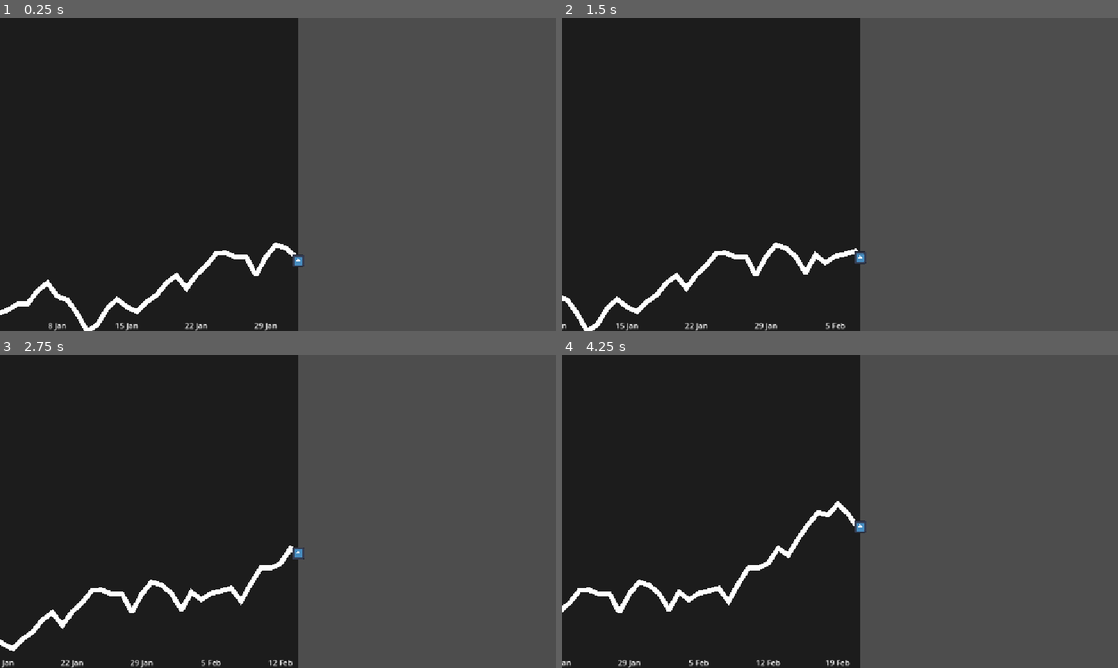
Above: before the commit, frames 1-4 (two rows, left to right).
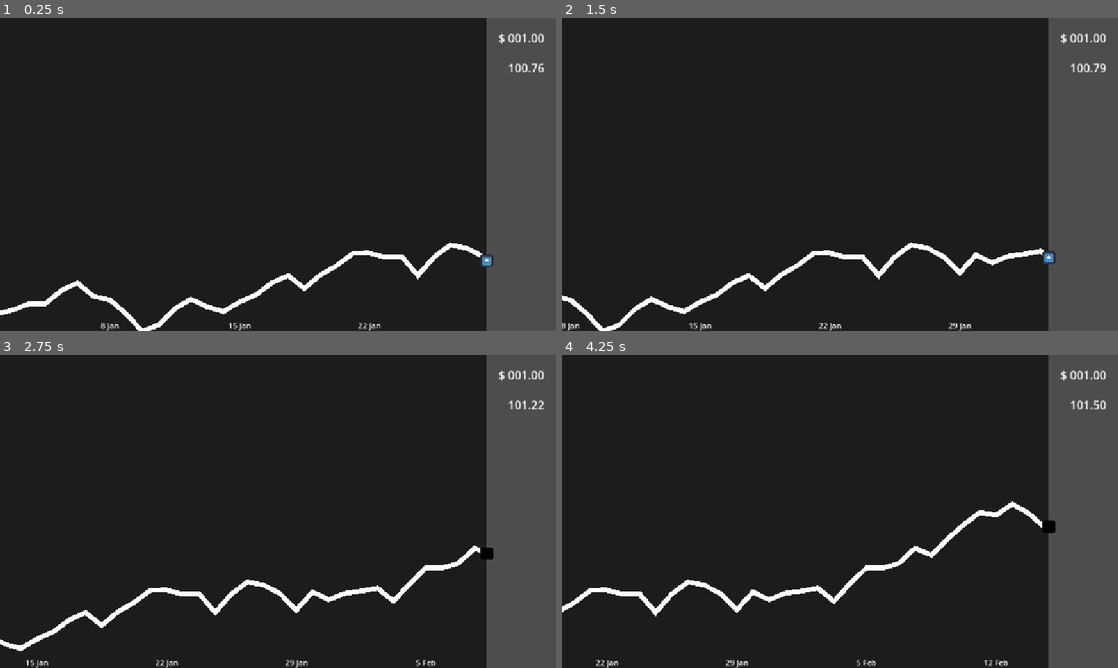
Above: after the commit, the same moments.

Repository: AdrKacz/you-only-got-one-dollar
Game: Godot game, scene res://main.tscn
Two runs of this game, one before a commit and one after it. Both use one fixed random seed, a clock stepped at 60 frames per second and the inputs below. The engine's default icon, where the game draws it, is replaced by a stand-in: a white triangle on a blue panel in a dark square.
Inputs:
- Up to frame 1 (0.25 s): no input
- Up to frame 2 (1.5 s): hold Space (Hold, bound only after the commit) 0.53-1.28 s; tap Space (Hold, bound only after the commit) at 1.35 s
- Up to frame 3 (2.75 s): hold Space (Hold, bound only after the commit) from 2.03 s (still down)
- Up to frame 4 (4.25 s): release Space (Hold, bound only after the commit) at 2.78 s; tap Space (Hold, bound only after the commit) at 2.85 s; hold Space (Hold, bound only after the commit) from 3.53 s (still down)

The runs differ from the first frame. In frame 1, 36% of the frame differs, in the area x 0-98%, y 0-100%; in frame 2, 36%; in frame 3, 36%; in frame 4, 36%.

Commit message:
feat: add market value indicators

Diff:
--- a/chart.gd
+++ b/chart.gd
@@ -1,11 +1,13 @@
 extends Control
 
-@export_range(0, 1, 0.01) var noise_amplitude: float = 0.05
+@export_range(0, 1, 0.01) var noise_amplitude: float = 0.2
 @export_range(0, 1, 0.01) var yoy_growth: float = 0.00
 @export_range(10, 100) var days_in_window: int = 30
-@export_range(1, 10) var horizontal_speed: float = 5 # How many days to scroll per second
+@export_range(1, 20) var horizontal_speed: float = 5 # How many days to scroll per second
 var dod_growth: float = pow(1 + yoy_growth, 1. / 365) - 1
 
+var value_at_cursor: float
+var is_cursor_activated: bool = false
 var last_index_in_window: int = -1 # Store latest in window to not loop over all points at every frame
 var line_rect: Rect2
 var rng = RandomNumberGenerator.new()
@@ -85,48 +87,12 @@
 		$Line/XTicks.add_child(label)
 		label.position = Vector2(x - label.size.x / 2, -label.size.y)
 
-#func update_window():
-	## Update Graph
-	##var min_max = get_data_min_max(current_start_index, current_start_index + days_in_window)
-	#var min_max = get_data_min_max(0, len(data))
-	#var y_from: float = min_max[0]
-	#var y_range: float = min_max[1] - min_max[0]
-	#for i in range(len(data)):
-		#var x = horizontal_unit * (i - current_start_index)
-		#var y = line_rect.size.y * (-1. / y_range * data[i] + 1 + y_from / y_range)
-		#desired_positions[i] = Vector2(x, y)
-	## Update X Ticks
-	#for child in $XTicks.get_children():
-		#if child is XTickLabel:
-			#var x = horizontal_unit * (child.index - current_start_index)
-			#child.desired_position = Vector2(x - child.size.x, child.position.y)
-
 func _ready() -> void:
 	rng.seed = hash("Godot")
 	print("Day over day growth: %2.3f" % dod_growth)
 	data = generate_data(365)
-	#$Timer.wait_time = 1. / horizontal_speed
 	_on_line_item_rect_changed()
 	draw_all_x_ticks()
-
-## Move Graph
-#for i in range(len(data)):
-	#var current_position: Vector2 = $Line/Line2D.get_point_position(i)
-	#var desired_position: Vector2 = desired_positions[i]
-	#if current_position.distance_squared_to(desired_position) < 1e-3:
-		#continue # Already at the desired position
-	#var direction: Vector2 = desired_position - current_position
-	#var scaled_direction: Vector2 = direction / abs(direction.x) * horizontal_unit
-	#$Line/Line2D.set_point_position(i, current_position + scaled_direction * delta * horizontal_speed)
-## Move X Ticks
-#for child in $XTicks.get_children():
-	#if child is XTickLabel:
-		#var current_position: Vector2 = child.position
-		#if current_position.distance_squared_to(child.desired_position) < 1e-3:
-			#continue # Already at the desired position
-		#var direction: Vector2 = child.desired_position - current_position
-		#var scaled_direction: Vector2 = direction / abs(direction.x) * horizontal_unit
-		#child.position = current_position + scaled_direction * delta * horizontal_speed
 
 func _process(delta: float) -> void:
 	if $Line/Line2D.get_point_count() == 0:
@@ -137,27 +103,23 @@
 	$Line/XTicks.position.x -= horizontal_unit * horizontal_speed * delta
 	# Move Cursor
 	var index: int = last_index_in_window # Will never be -1 unless line_rect.size.x is 0
-	while index < $Line/Line2D.get_point_count():
+	while index + 1 < $Line/Line2D.get_point_count():
 		index += 1
-		var position: Vector2 = $Line/Line2D.get_point_position(index)
-		if position.x > line_rect.size.x - $Line/Line2D.position.x:
+		var p: Vector2 = $Line/Line2D.get_point_position(index)
+		if p.x > line_rect.size.x - $Line/Line2D.position.x:
 			break
 		last_index_in_window = index
+	if last_index_in_window + 1 >= $Line/Line2D.get_point_count():
+		return # Reached the end
+	var x = line_rect.size.x - $Line/Line2D.position.x # End of the window
 	var position_a: Vector2 = $Line/Line2D.get_point_position(last_index_in_window)
 	var position_b: Vector2 = $Line/Line2D.get_point_position(last_index_in_window + 1)
-	var y_func = get_y_func(position_a, position_b)
-	var x = line_rect.size.x - $Line/Line2D.position.x # End of the window
-	var y = y_func.call(x)
+	var y = get_y_func(position_a, position_b).call(x)
 	$Cursor.position = $Line/Line2D.position + Vector2(x, y)
-	#var index_a: int = current_start_index + days_in_window # Last index in window
-	#var index_b: int = index_a + 1
-	#var position_a: Vector2 = $Line/Line2D.get_point_position(index_a)
-	#var position_b: Vector2 = $Line/Line2D.get_point_position(index_b)
-	#var a: float = (position_b.y - position_a.y) / (position_b.x - position_a.x)
-	#var b: float = position_a.y - a * position_a.x
-	#var x = line_rect.size.x
-	#var y = a * x + b
-	#$Cursor.position = line_rect.position + Vector2(x, y)
+	# Update value at cursor
+	var value_a = Vector2(position_a.x, data[last_index_in_window])
+	var value_b = Vector2(position_b.x, data[last_index_in_window + 1])
+	value_at_cursor = get_y_func(value_a, value_b).call(x)
 
 func _on_line_item_rect_changed() -> void:
 	line_rect = $Line.get_rect()
@@ -165,11 +127,6 @@
 	if len(data) == 0:
 		return # Data not available yet
 	draw_all_data()
-	#$Timer.start()
-
-#func _on_timer_timeout() -> void:
-	#current_start_index += 1
-	#update_window()
 
 func get_date_for_index(index: int, start_year: int = 2024) -> Dictionary:
 	var day_count := index
@@ -202,3 +159,7 @@
 		"month_abbr": MONTHS[month]["abbr"],
 		"day": day_count + 1 # 1-based
 	}
+
+
+func _on_cursor_status_updated(is_activated: bool) -> void:
+	is_cursor_activated = is_activated
--- a/chart.tscn
+++ b/chart.tscn
@@ -1,7 +1,7 @@
 [gd_scene load_steps=3 format=3 uid="uid://l3rv53ipeqjr"]
 
 [ext_resource type="Script" uid="uid://fhv7f6hovn8i" path="res://chart.gd" id="1_0bwlf"]
-[ext_resource type="Texture2D" uid="uid://cl6i3vkegqkh1" path="res://icon.svg" id="2_g4n1s"]
+[ext_resource type="PackedScene" uid="uid://wg4yevyrmtwd" path="res://cursor.tscn" id="2_g4n1s"]
 
 [node name="Chart" type="Control"]
 layout_mode = 3
@@ -46,8 +46,7 @@
 anchor_bottom = 1.0
 grow_vertical = 0
 
-[node name="Cursor" type="Sprite2D" parent="."]
-scale = Vector2(0.2, 0.2)
-texture = ExtResource("2_g4n1s")
+[node name="Cursor" parent="." instance=ExtResource("2_g4n1s")]
 
 [connection signal="item_rect_changed" from="Line" to="." method="_on_line_item_rect_changed"]
+[connection signal="status_updated" from="Cursor" to="." method="_on_cursor_status_updated"]
--- /dev/null
+++ b/cursor.gd
@@ -0,0 +1,18 @@
+extends Sprite2D
+signal status_updated(is_activated: bool)
+
+var is_activated: bool:
+	get:
+		return is_activated
+	set(value):
+		if is_activated == value:
+			return # No need to change anything
+		is_activated = value
+		emit_signal("status_updated", is_activated)
+		if is_activated:
+			self_modulate = Color.BLACK
+		else:
+			self_modulate = Color.WHITE
+
+func _process(_delta):
+	is_activated = Input.is_action_pressed("Hold")
--- /dev/null
+++ b/cursor.tscn
@@ -0,0 +1,9 @@
+[gd_scene load_steps=3 format=3 uid="uid://wg4yevyrmtwd"]
+
+[ext_resource type="Texture2D" uid="uid://cl6i3vkegqkh1" path="res://icon.svg" id="1_fsq4c"]
+[ext_resource type="Script" uid="uid://c6vga3mfudcso" path="res://cursor.gd" id="2_5l68f"]
+
+[node name="Cursor" type="Sprite2D"]
+scale = Vector2(0.2, 0.2)
+texture = ExtResource("1_fsq4c")
+script = ExtResource("2_5l68f")
--- /dev/null
+++ b/main.gd
@@ -0,0 +1,30 @@
+extends Control
+
+@export_range(1, 100, 1) var initial_money: float = 1
+
+var entered_market_with: float
+var entered_market_at: float = -1 # Negative means you're not in the market
+
+var money: float:
+	get:
+		return money
+	set(value):
+		money = value
+		$HBoxContainer/VBoxContainer/Money/Label.text = "$ %06.2f" % snappedf(money, 0.01)
+
+func _ready() -> void:
+	money = initial_money
+
+func _process(_delta: float) -> void:
+	var value_at_cursor = $HBoxContainer/Chart.value_at_cursor
+	$HBoxContainer/VBoxContainer/Market/Label.text = "%06.2f" % snappedf(value_at_cursor, 0.01)
+	if $HBoxContainer/Chart.is_cursor_activated:
+		if entered_market_at < 0:
+			entered_market_with = money
+			entered_market_at = value_at_cursor
+	else:
+		entered_market_at = -1
+
+	if entered_market_at > 0:
+		var ratio = value_at_cursor / entered_market_at
+		money = entered_market_with * ratio
--- a/main.tscn
+++ b/main.tscn
@@ -1,5 +1,6 @@
-[gd_scene load_steps=2 format=3 uid="uid://b4frl47cu477v"]
+[gd_scene load_steps=3 format=3 uid="uid://b4frl47cu477v"]
 
+[ext_resource type="Script" uid="uid://ce26yq7v85rkf" path="res://main.gd" id="1_0xm2m"]
 [ext_resource type="PackedScene" uid="uid://l3rv53ipeqjr" path="res://chart.tscn" id="1_ig7tw"]
 
 [node name="Main" type="Control"]
@@ -7,9 +8,44 @@
 anchors_preset = 15
 anchor_right = 1.0
 anchor_bottom = 1.0
-offset_right = -535.0
 grow_horizontal = 2
 grow_vertical = 2
+script = ExtResource("1_0xm2m")
 
-[node name="Chart" parent="." instance=ExtResource("1_ig7tw")]
+[node name="HBoxContainer" type="HBoxContainer" parent="."]
 layout_mode = 1
+anchors_preset = 15
+anchor_right = 1.0
+anchor_bottom = 1.0
+grow_horizontal = 2
+grow_vertical = 2
+theme_override_constants/separation = 24
+
+[node name="Chart" parent="HBoxContainer" instance=ExtResource("1_ig7tw")]
+layout_mode = 2
+size_flags_horizontal = 3
+
+[node name="VBoxContainer" type="VBoxContainer" parent="HBoxContainer"]
+layout_mode = 2
+
+[node name="Money" type="MarginContainer" parent="HBoxContainer/VBoxContainer"]
+layout_mode = 2
+theme_override_constants/margin_top = 24
+theme_override_constants/margin_right = 24
+
+[node name="Label" type="Label" parent="HBoxContainer/VBoxContainer/Money"]
+layout_mode = 2
+theme_override_font_sizes/font_size = 24
+text = "$ 001.00"
+horizontal_alignment = 2
+
+[node name="Market" type="MarginContainer" parent="HBoxContainer/VBoxContainer"]
+layout_mode = 2
+theme_override_constants/margin_top = 24
+theme_override_constants/margin_right = 24
+
+[node name="Label" type="Label" parent="HBoxContainer/VBoxContainer/Market"]
+layout_mode = 2
+theme_override_font_sizes/font_size = 24
+text = "001.00"
+horizontal_alignment = 2
--- a/project.godot
+++ b/project.godot
@@ -19,6 +19,15 @@
 
 window/stretch/mode="canvas_items"
 
+[input]
+
+Hold={
+"deadzone": 0.2,
+"events": [Object(InputEventKey,"resource_local_to_scene":false,"resource_name":"","device":-1,"window_id":0,"alt_pressed":false,"shift_pressed":false,"ctrl_pressed":false,"meta_pressed":false,"pressed":false,"keycode":32,"physical_keycode":0,"key_label":0,"unicode":32,"location":0,"echo":false,"script":null)
+, Object(InputEventMouseButton,"resource_local_to_scene":false,"resource_name":"","device":-1,"window_id":0,"alt_pressed":false,"shift_pressed":false,"ctrl_pressed":false,"meta_pressed":false,"button_mask":0,"position":Vector2(0, 0),"global_position":Vector2(0, 0),"factor":1.0,"button_index":1,"canceled":false,"pressed":false,"double_click":false,"script":null)
+]
+}
+
 [rendering]
 
 renderer/rendering_method="gl_compatibility"
Not shown, added: cursor.gd.uid
Not shown, added: main.gd.uid
